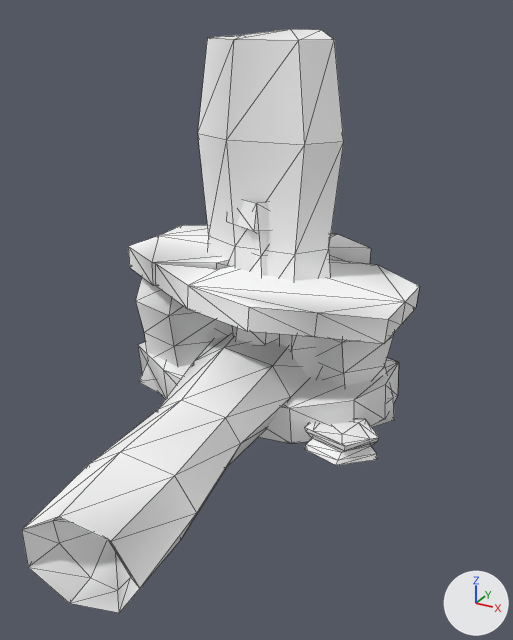
Before and after pictures for a commit that changed the glTF model assets/architecture/shrine/SM_Shrine_Vestige.glb.
Rendered twice from a 50 mm camera at (1.75, -3.3, 2.14) aimed at (0.25, -0.58, 0.78). Every picture has the same lights, and +X, +Y and +Z are marked at lower right. The older version comes first. Mesh edges are drawn as thin lines. Vertices at exactly the same position are counted once.

In view in the first picture: 'SM_Shrine_Chevet', 'SM_Shrine_Fallen', 'SM_Shrine_Montant_B', 'SM_Shrine_Step', 'SM_Shrine_Table' and 1 more.
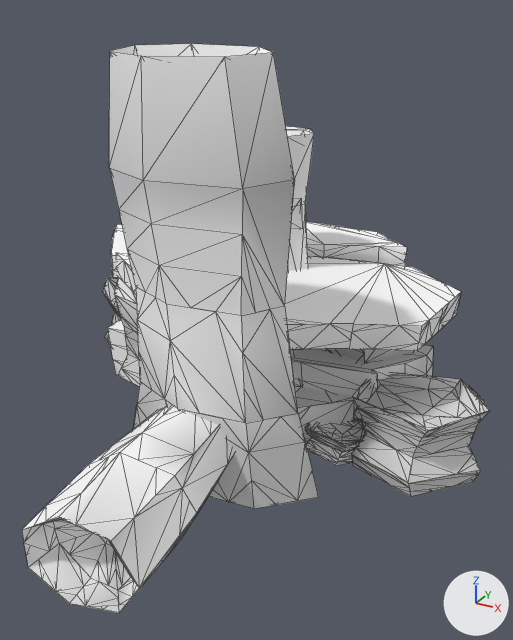
Where the change shows, as pixel boxes (x1, y1, x2, y2) in the pictures (513 x 640 px):
'SM_Shrine_Coeur', added: after (103, 44, 490, 509)
    faces in mat_mat_shrine_stone: (103, 44, 461, 423)
    faces in mat_mat_shrine_moss: (105, 275, 490, 509)
'SM_Shrine_Fallen', reshaped: before (22, 334, 309, 613); after (22, 349, 303, 613)
'SM_Shrine_Chevet', deleted: before (198, 29, 344, 379)
    faces in mat_mat_shrine_stone: (198, 29, 344, 350)
    faces in mat_mat_shrine_moss: (215, 249, 330, 379)
'SM_Shrine_Table', deleted: before (128, 225, 420, 427)
    faces in mat_mat_shrine_stone: (128, 225, 420, 373)
    faces in mat_mat_shrine_moss: (139, 342, 394, 427)
'SM_Shrine_Step', reshaped: before (138, 342, 399, 465); after (296, 387, 365, 465)
'SM_Shrine_Linteau', added: after (107, 319, 485, 419)
    faces in mat_mat_shrine_stone: (107, 319, 479, 397)
    faces in mat_mat_shrine_moss: (110, 344, 485, 419)
'SM_Shrine_Montant_A', reshaped (not visible before): after (286, 126, 314, 271)
'SM_Shrine_Montant_B', reshaped: before (237, 200, 270, 276); after (291, 198, 302, 229)
part 1 of me_sm_shrine_montant_a, cut back: after (288, 204, 308, 271)
part 2 of me_sm_shrine_montant_b, built on (mostly hidden): before (253, 255, 268, 276)
part 3 of me_sm_shrine_step, added: after (296, 387, 365, 465)
part 4 of me_sm_shrine_fallen, added: after (22, 349, 303, 613)

What changed in the scene script:
```text
Change me_sm_shrine_montant_a:
    used by ob_sm_shrine_montant_a; location = (0.0, 0.0, 0.0)
    remove me_sm_shrine_montant_a.from_pydata(...)  # 43 vertices, 82 faces; spans x -0.29..0.31, y -0.22..0.22, z 0.0..1.57
    add me_sm_shrine_montant_a.from_pydata(...)  # 113 vertices, 221 faces; spans x -0.29..0.31, y -0.22..0.22, z 0.0..1.57
    me_sm_shrine_montant_a part 1
    47 faces are deleted
    70 vertices are added at x -0.29..0.3, y -0.21..0.21, z 0.0..0.76
    78 new faces join them, mat_mat_shrine_stone
    108 new faces join them, mat_mat_shrine_moss
Change me_sm_shrine_montant_b:
    used by ob_sm_shrine_montant_b; location = (0.0, 0.0, 0.0)
    remove me_sm_shrine_montant_b.from_pydata(...)  # 31 vertices, 58 faces; spans x -0.215..0.246, y -0.249..0.245, z 0.0..1.238
    add me_sm_shrine_montant_b.from_pydata(...)  # 81 vertices, 157 faces; spans x -0.215..0.246, y -0.249..0.245, z 0.0..1.238
    me_sm_shrine_montant_b part 2
    33 faces are deleted
    50 vertices are added at x -0.215..0.244, y -0.244..0.243, z 0.0..0.605
    60 new faces join them, mat_mat_shrine_stone
    72 new faces join them, mat_mat_shrine_moss
Change me_sm_shrine_step:
    used by ob_sm_shrine_step; location = (0.0, 0.0, 0.0)
    remove me_sm_shrine_step.from_pydata(...)  # 84 vertices, 156 faces; spans x -0.85..0.83, y -0.5..0.45, z 0.0..0.3
    add me_sm_shrine_step.from_pydata(...)  # 384 vertices, 740 faces; spans x -0.85..0.83, y -0.5..0.45, z 0.0..0.3
    me_sm_shrine_step part 3: 300 vertices added at x -0.85..0.82, y -0.5..0.45, z 0.0..0.28
Change me_sm_shrine_fallen:
    used by ob_sm_shrine_fallen; location = (0.0, 0.0, 0.0)
    remove me_sm_shrine_fallen.from_pydata(...)  # 43 vertices, 82 faces; spans x -0.3..0.46, y -1.86..0.03, z 0.0..0.52
    add me_sm_shrine_fallen.from_pydata(...)  # 209 vertices, 412 faces; spans x -0.3..0.46, y -1.86..0.03, z 0.0..0.52
    me_sm_shrine_fallen part 4: 166 vertices added at x -0.3..0.44, y -1.86..0.03, z 0.01..0.5
Add me_sm_shrine_linteau:
    me_sm_shrine_linteau.from_pydata(...)  # 374 vertices, 729 faces; spans x -1.0..1.21, y -0.45..0.37, z 0.0..0.46
    # faces by material slot: [122, 607]
    me_sm_shrine_linteau.materials.append(mat_mat_shrine_stone)
    me_sm_shrine_linteau.materials.append(mat_mat_shrine_moss)
Add me_sm_shrine_coeur:
    me_sm_shrine_coeur.from_pydata(...)  # 975 vertices, 1902 faces; spans x -1.37..1.32, y -1.07..0.65, z 0.0..2.01
    # faces by material slot: [807, 1095]
    me_sm_shrine_coeur.materials.append(mat_mat_shrine_stone)
    me_sm_shrine_coeur.materials.append(mat_mat_shrine_moss)
Remove ob_sm_shrine_table:
    ob_sm_shrine_table = bpy.data.objects.new('SM_Shrine_Table', me_sm_shrine_table)
    ob_sm_shrine_table.location = (0.0, 0.0, 0.0)
Remove ob_sm_shrine_chevet:
    ob_sm_shrine_chevet = bpy.data.objects.new('SM_Shrine_Chevet', me_sm_shrine_chevet)
    ob_sm_shrine_chevet.location = (0.0, 0.0, 0.0)
Add ob_sm_shrine_linteau:
    ob_sm_shrine_linteau = bpy.data.objects.new('SM_Shrine_Linteau', me_sm_shrine_linteau)
    ob_sm_shrine_linteau.location = (0.0, 0.0, 0.0)
Add ob_sm_shrine_coeur:
    ob_sm_shrine_coeur = bpy.data.objects.new('SM_Shrine_Coeur', me_sm_shrine_coeur)
    ob_sm_shrine_coeur.location = (0.0, 0.0, 0.0)
```
